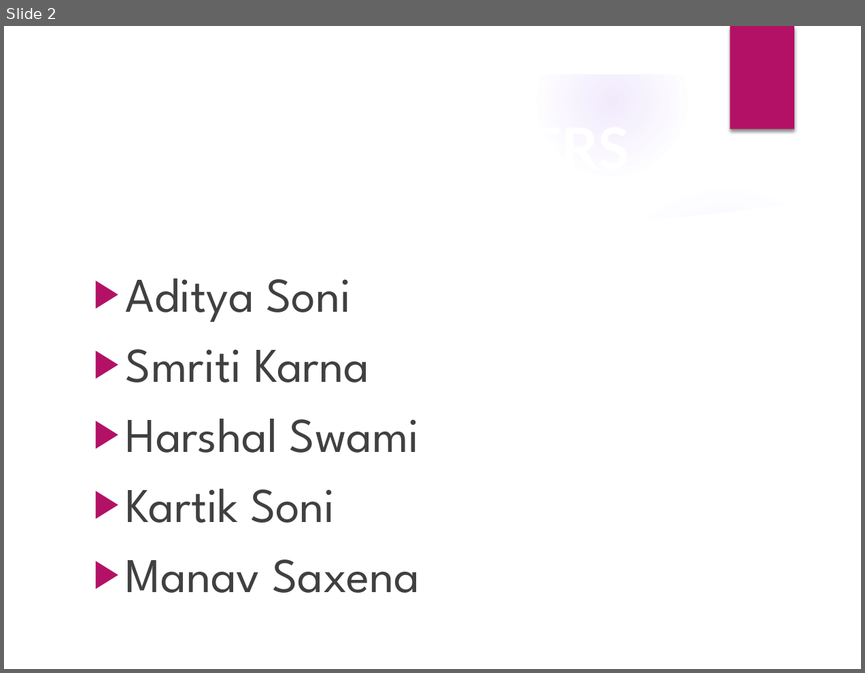
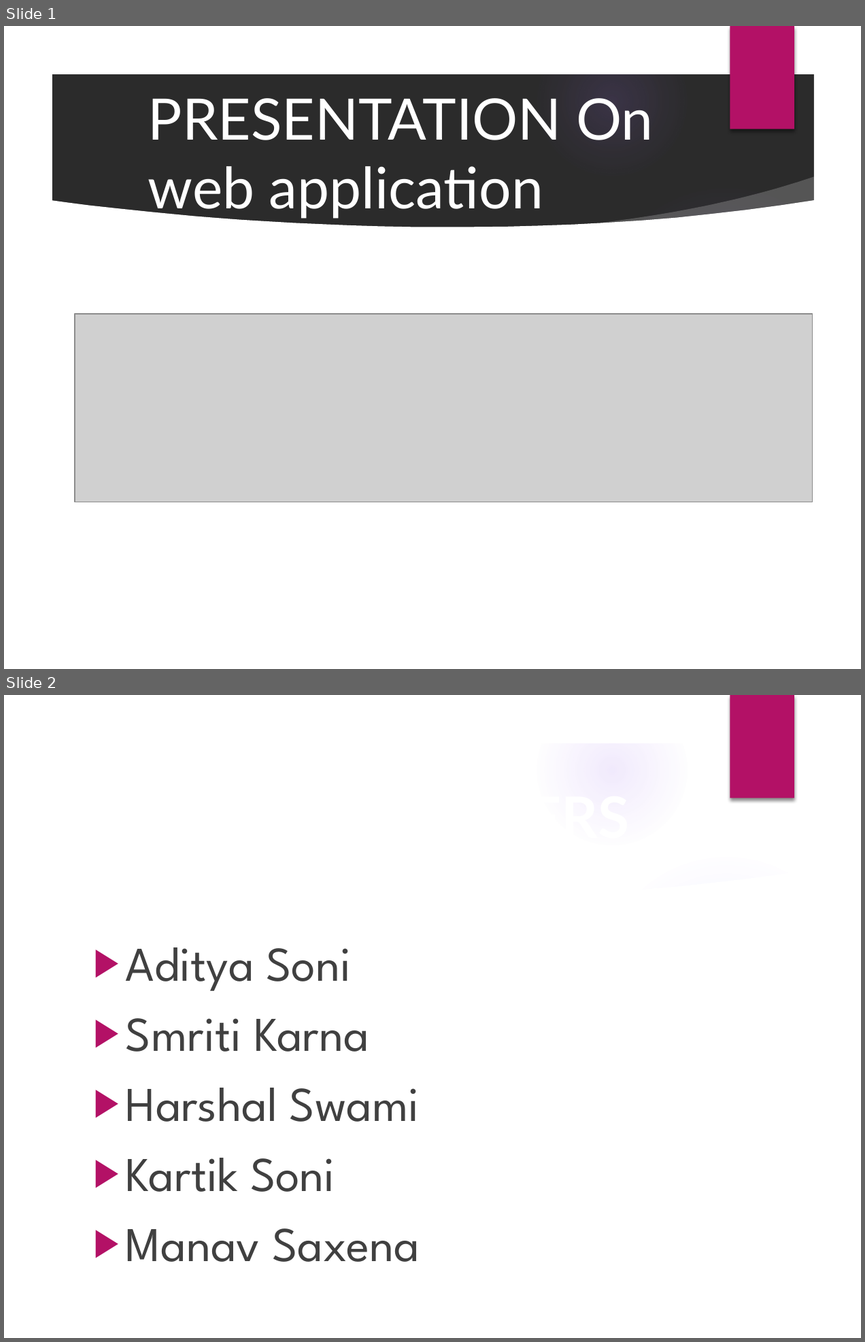
Before and after one commit to Adityasoni13/fullstack_repositoryDemo, a slide deck: project_exploring_bahart.ppt.pptx. Shown one above the other, each under a label of ours: slide 2 before the commit, slides 1 and 2 after it. The pictures are 865x673 and 865x1342 pixels, drawn with LibreOffice and Linux fonts; fonts in the diff are those of the drawing; grey boxes stand for pictures; background and template pictures are left out; a plain dark background stands for a picture behind light text. Boxes give left, top, right and bottom in pixels: in the first picture for what was removed or moved away, otherwise in the second. Text is boxed around its words. In the diff, an @@ line names an element or a change of style, - is before the commit and + after.

Commit message:
update

```diff
--- a/project_exploring_bahart.ppt.pptx
+++ b/project_exploring_bahart.ppt.pptx
@@ slide 1 added at box(4, 26, 861, 669), background picture (left out); not listed: 9 template elements that a slide beside it also shows @@
@@ title added at box(148, 98, 653, 218), 48 pt, text #FFFFFF @@
+PRESENTATION On
+web application
@@ picture added at box(75, 314, 812, 503) @@
```
Also in this commit, not shown: 1 slide removed.
